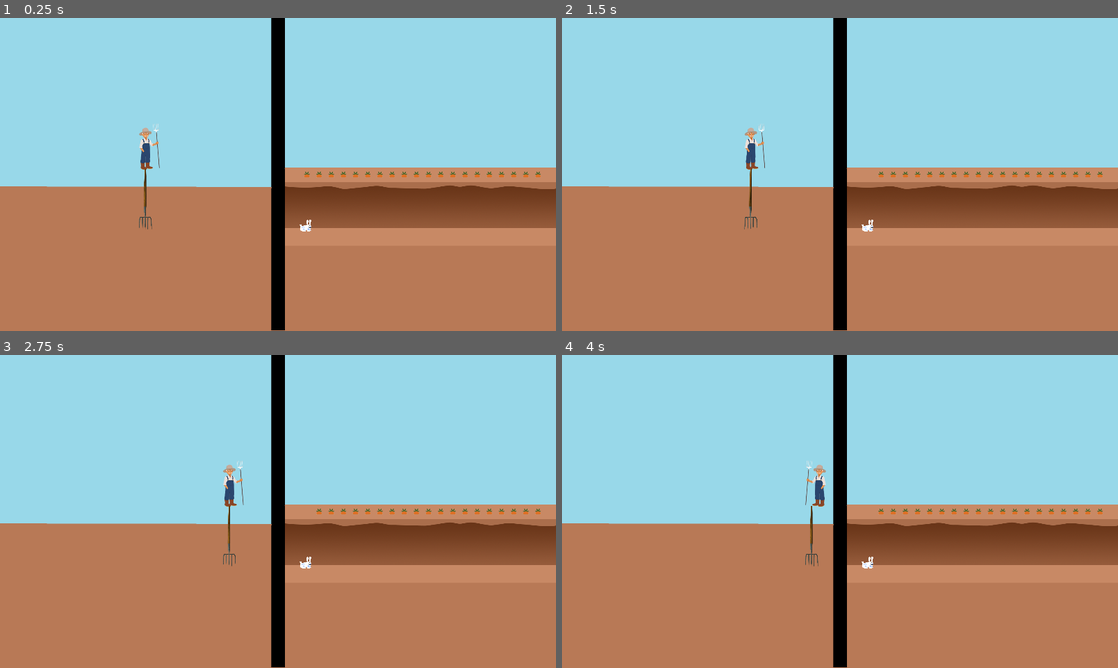
Above: before the commit, frames 1-4 (two rows, left to right).
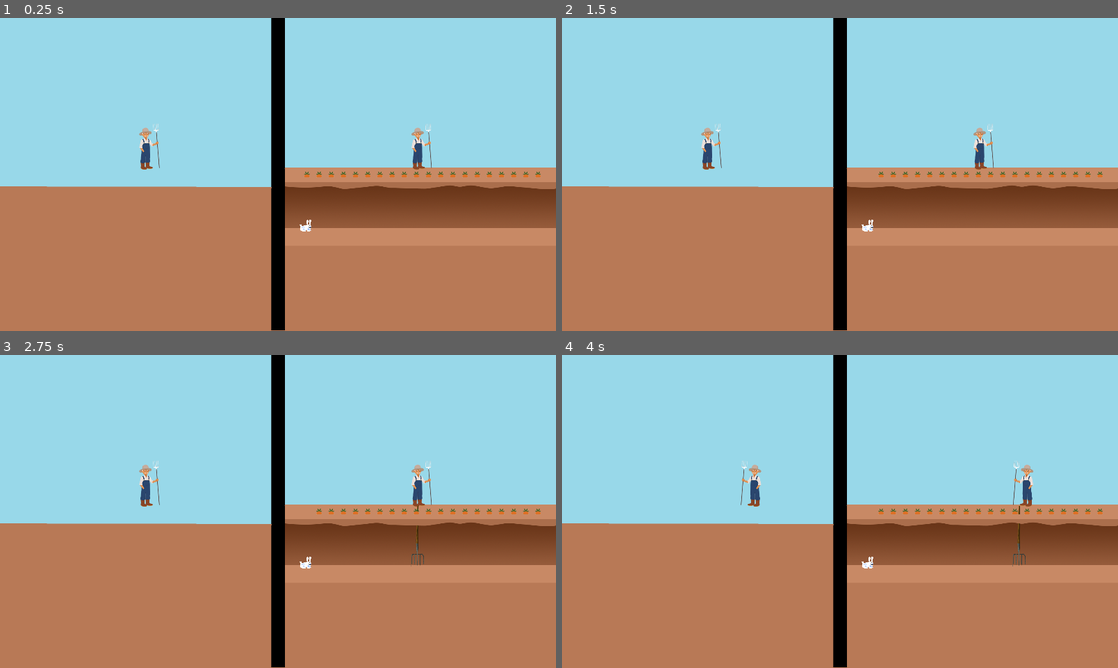
Above: after the commit, the same moments.

Repository: Brusi/ggj23
Game: Godot game, scene res://Game.tscn
Two runs of this game, one before a commit and one after it. Both use one fixed random seed, a clock stepped at 60 frames per second and the inputs below.
Inputs:
- Up to frame 1 (0.25 s): no input
- Up to frame 2 (1.5 s): tap Enter at 0.5 s; hold D (farmer_right) 0.53-1.28 s; hold S (farmer_pitchfork) 0.53-1.28 s; hold Down (rabbit_down) from 1.28 s (still down); tap S (farmer_pitchfork) at 1.35 s
- Up to frame 3 (2.75 s): tap Space at 2 s; release Down (rabbit_down) at 2.03 s; hold D (farmer_right) from 2.03 s (still down); hold S (farmer_pitchfork) from 2.03 s (still down)
- Up to frame 4 (4 s): release S (farmer_pitchfork) at 2.78 s; tap S (farmer_pitchfork) at 2.85 s; release D (farmer_right) at 3.53 s; hold A (farmer_left) from 3.53 s (still down); hold S (farmer_pitchfork) from 3.53 s (still down)

The runs differ from the first frame. In frame 1, 0.4% of the frame differs, in the area x 25-78%, y 33-68%; in frame 2, 0.9%; in frame 3, 0.9%; in frame 4, 0.9%, in the area x 32-85%, y 33-68%.

Commit message:
Conflict resolution in Farmer

Diff:
--- a/project/Farmer.gd
+++ b/project/Farmer.gd
@@ -1,20 +1,30 @@
 extends Node2D
 
-export var min_x: = 0
-export var max_x: = 940
-
+export var min_x: = 980
+export var max_x: = 1920
 export var speed: = 200.0
+var stabbing_margin = 20
+var is_stabbing: bool = false
+onready var rabbit = get_node("/root/Game/Rabbit")
 
 func _ready():
-	pass # Replace with function body.
+	$Pitchfork.visible = false
 
 func _physics_process(delta):
+	if Input.is_action_pressed("farmer_pitchfork"):
+		self.pitchfork_stab()
+	else:
+		self.pitchfork_disabled()
+
 	var dir: = 0
 	if Input.is_action_pressed("farmer_right"):
 		dir += 1
 	if Input.is_action_pressed("farmer_left"):
 		dir -= 1
-	position.x += speed * delta * dir
+
+	# Farmer cannot move when pitchfork is in the ground
+	if not self.is_stabbing:
+		position.x += speed * delta * dir
 
 	if position.x < min_x + 21:
 		position.x += (max_x - min_x)
@@ -27,3 +37,13 @@
 	elif dir < 0:
 		$Sprite.flip_h = true
 		$Sprite/Clone.flip_h = true
+
+func pitchfork_stab():
+	self.is_stabbing = true
+	$Pitchfork.visible = true
+	if rabbit.position.x <= self.position.x + stabbing_margin and rabbit.position.x >= self.position.x - stabbing_margin:
+		rabbit.die()
+
+func pitchfork_disabled():
+	self.is_stabbing = false
+	$Pitchfork.visible = false
